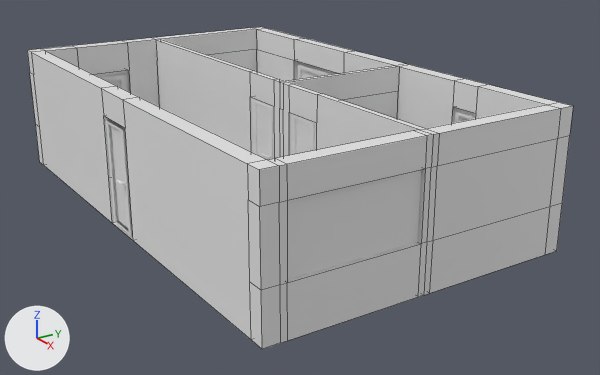
The Blender file 2_Zimmer.blend as it was, and as the next commit left it.
Rendered twice from a 50 mm lens placed at (13.39, -9.94, 6.34), pointed at (0.46, -1.39, 0.79). The lights are fixed; the arrows at lower left show +X, +Y and +Z. The older version comes first. Mesh edges are drawn as thin lines on the coarser meshes.

Script lines for the objects in view, before the commit:
```python
me_cube_002 = bpy.data.meshes.new('Cube.002')
me_cube_002.from_pydata(...)  # 118 vertices, 115 faces; spans x -0.25..0.15, y 2.52..3.52, z -1.3..0.69
me_cube_003 = bpy.data.meshes.new('Cube.003')
me_cube_003.from_pydata(...)  # 132 vertices, 128 faces; spans x -3.57..-2.67, y -8.25..-7.95, z 0.05..2.15
me_cube_022 = bpy.data.meshes.new('Cube.022')
me_cube_022.from_pydata(...)  # 132 vertices, 128 faces; spans x -2.15..-1.25, y -8.25..-7.95, z 0.05..2.15
ob_badezimmer_tür = bpy.data.objects.new('Badezimmer_Tür', me_cube_022)
ob_badezimmer_tür.location = (3.01, 6.25, 0.34)
ob_eingangstür = bpy.data.objects.new('Eingangstür', me_cube_002)
ob_eingangstür.location = (2.76, -4.69, 1.76)
ob_eingangstür.rotation_euler = (0.0, 0.0, 1.571)  # degrees (0, 0, 90)
ob_eingangstür.scale = (1.0, 1.0, 1.05)
_m = ob_eingangstür.modifiers.new('Mirror', 'MIRROR')
ob_schlafzimmer_tür = bpy.data.objects.new('Schlafzimmer_Tür', me_cube_003)
ob_schlafzimmer_tür.location = (3.01, 6.25, 0.34)
# also in view: 'Wohnzimmer' at (4.51, -3.28, 1.89); 'Cube' at (-0.26, -1.84, 1.69)
```
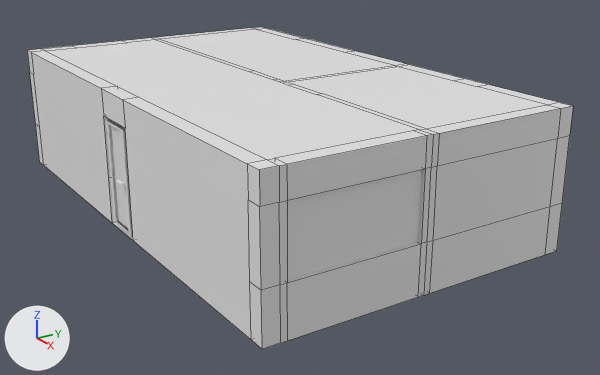
Pixel boxes (x1, y1, x2, y2) of what changed, in the pictures (600 x 375 px):
'Decken', added: after (46, 29, 546, 160)
'Schlafzimmer_Tür', unchanged, covered by the edit: before (251, 97, 275, 160)
'Badezimmer_Tür', unchanged, covered by the edit: before (290, 113, 317, 155)

The change in detail:
Mesh me_cube_005 is new.
It has 32 vertices, 3 faces and spans x -4.96..4.44, y -4.54..0.86, z 2.99.
Object 'Decken' (ob_decken) is new; it shows me_cube_005.
Its location is (0.0, 0.0, 0.0).
